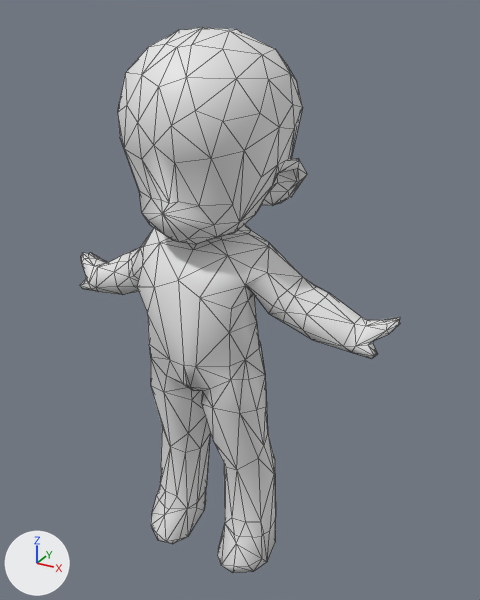
An edit to the Blender file Models/pawnHumanRig.blend, drawn before and after from the same camera.
The view is the same before and after, from a 50 mm camera at (17.1, -27.8, 30.5) aimed at (1.1, 1.3, 15.9). Lighting does not change. The marker at lower left points along +X, +Y and +Z. The picture after the commit comes second. Shape keys are drawn at the values saved in each file. Mesh edges are drawn as thin lines.

Names of what the first picture shows: 'Body', 'Head'.
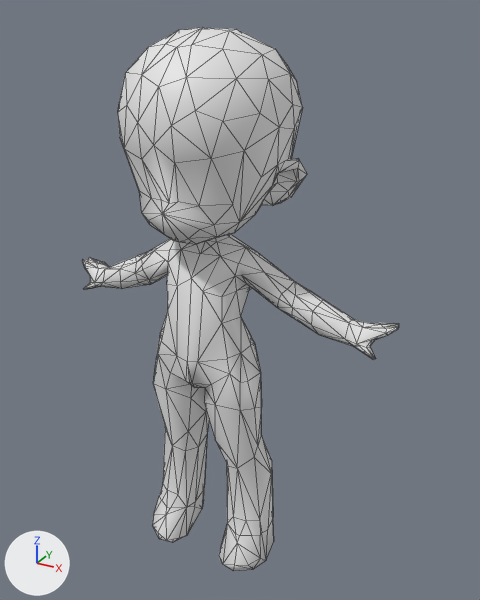
Pixel boxes (x1, y1, x2, y2) of what changed, in the pictures (480 x 600 px):
'Body', reshaped: before (80, 224, 400, 573); after (82, 234, 399, 571)

Edits to the bpy script that builds the scene:
```text
Change key_0_hulk:
    where key_0_hulk = bpy.data.objects['Body'].data.shape_keys.key_blocks['Hulk']
    key_0_hulk.value: 1.0 -> 0.0
```
